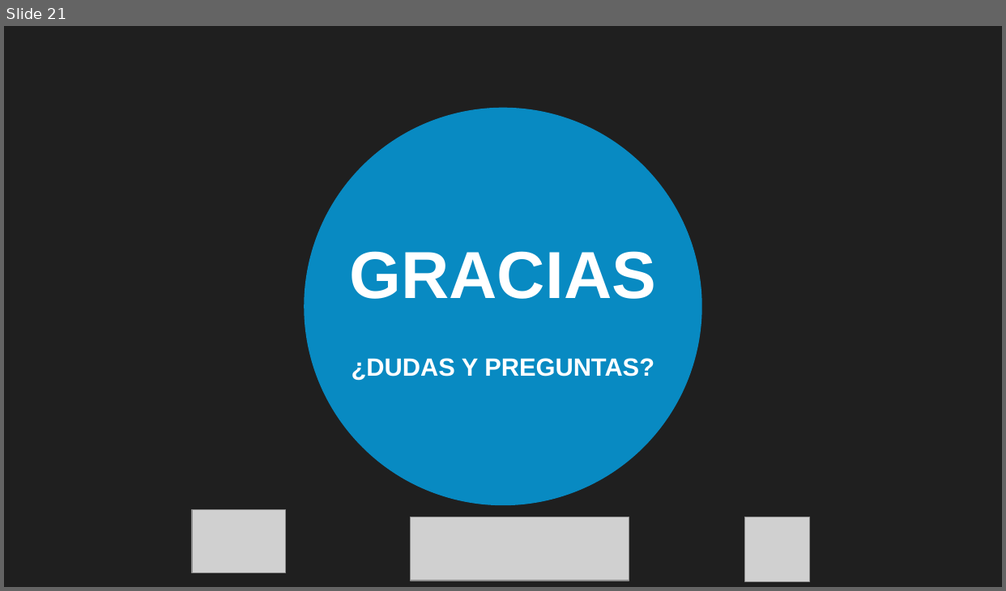
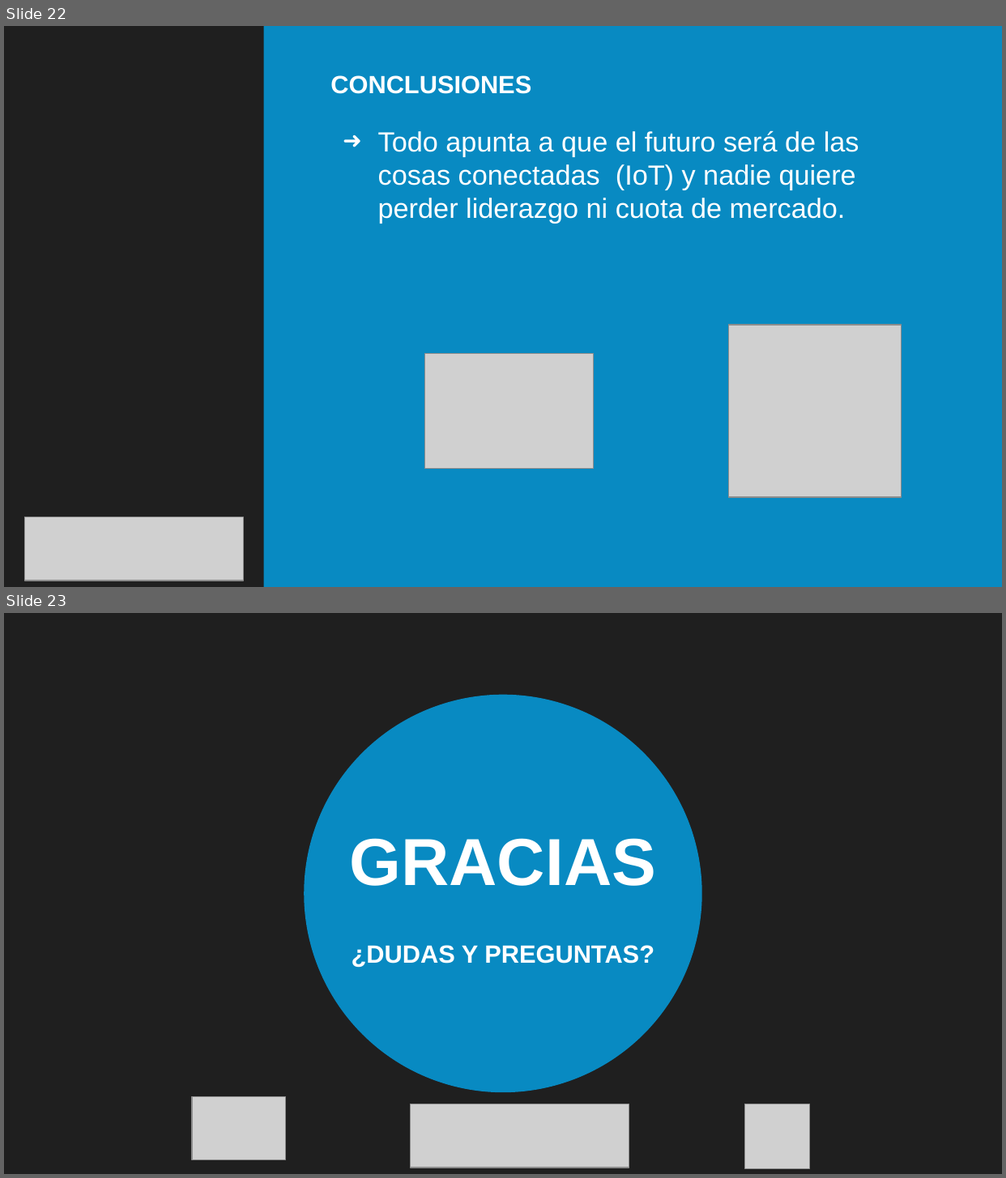
Before and after one commit to dmoreno19949/DTE_TG_ARDUINO_RAPSBERRY, a slide deck: TG1/TG1_sync1.david.pptx. Shown one above the other, each under a label of ours: slide 21 before the commit, slides 22 and 23 after it. The pictures are 1006x591 and 1006x1178 pixels, drawn with LibreOffice and Linux fonts; fonts in the diff are those of the drawing; grey boxes stand for pictures; background and template pictures are left out; a plain dark background stands for a picture behind light text. Boxes give left, top, right and bottom in pixels: in the first picture for what was removed or moved away, otherwise in the second. Text is boxed around its words. In the diff, an @@ line names an element or a change of style, - is before the commit and + after.

```diff
--- a/TG1/TG1_sync1.david.pptx
+++ b/TG1/TG1_sync1.david.pptx
@@ slide 22 added at box(4, 26, 1002, 587), background picture (left out); not listed: 1 template element that a slide beside it also shows @@
@@ rectangle added at box(263, 26, 1002, 587), fill #00B2FF at 73% opacity @@
@@ title added at box(330, 75, 531, 94), 18 pt, text #FFFFFF, bold @@
+CONCLUSIONES
@@ text added at box(378, 130, 859, 223), 20 pt, text #FFFFFF @@
+➜ Todo apunta a que el futuro será de las cosas conectadas (IoT) y nadie quiere perder liderazgo ni cuota de mercado.
@@ picture added at box(728, 326, 901, 498) @@
@@ picture added at box(425, 353, 594, 468) @@
@@ picture added at box(25, 518, 244, 581) @@
@@ what was slide 21 is now slide 23 @@
```
Also in this commit, not shown: 1 slide changed, 3 other slides added, 2 slides removed.
